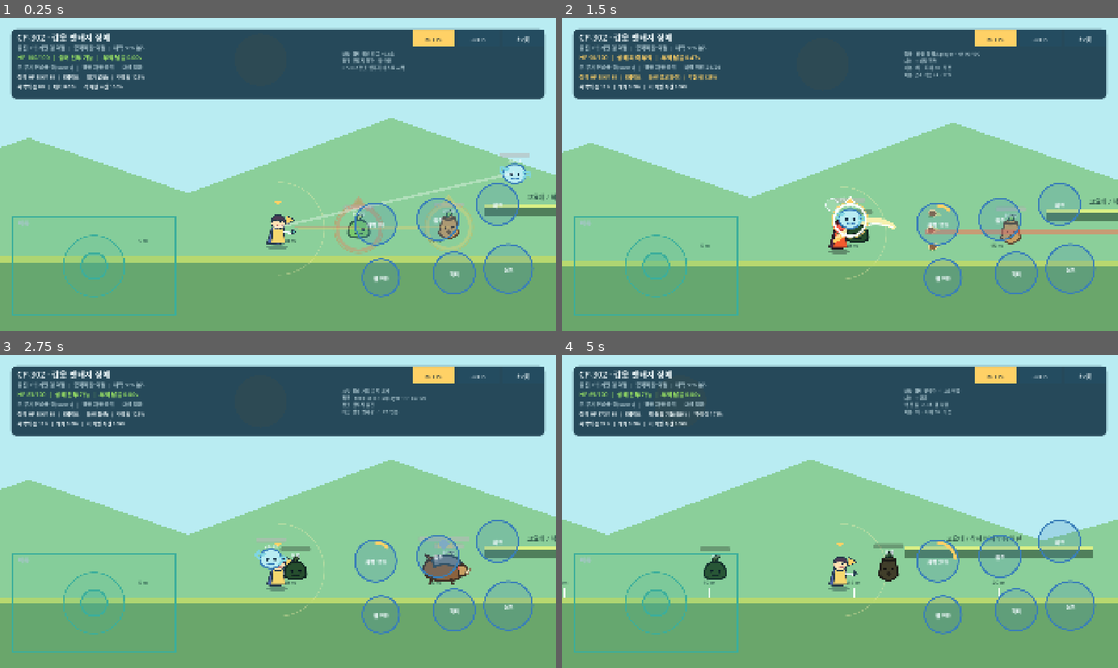
Above: before the commit, frames 1-4 (two rows, left to right).
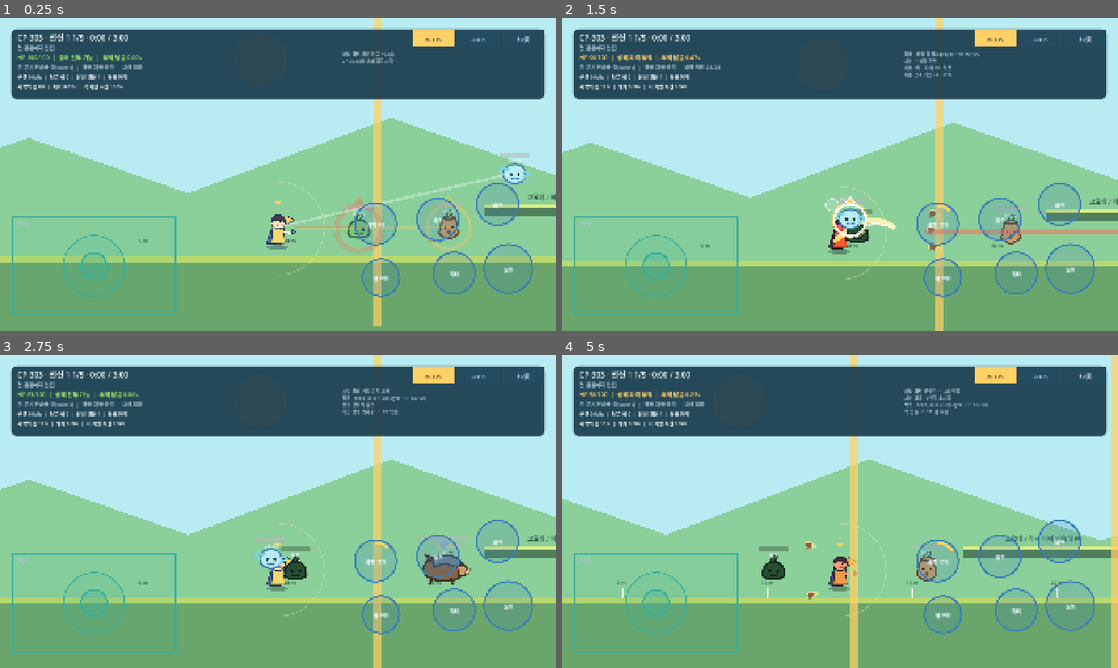
Above: after the commit, the same moments.

Repository: powerfulHimchan/happiness
Game: Godot game, scene res://scenes/movement/ground_movement_sandbox.tscn
Two runs of this game, one before a commit and one after it. Both use one fixed random seed, a clock stepped at 60 frames per second and the inputs below.
Inputs (mouse positions are in pixels of both pictures, inside the frame that each line leads up to):
- Up to frame 1 (0.25 s): no input
- Up to frame 2 (1.5 s): move the mouse to (962, 158) at 0.52 s; click (962, 158) at 0.67 s; drag from (728, 190) to (1040, 233) at 1.27 s
- Up to frame 3 (2.75 s): move the mouse to (333, 442) at 2.02 s; click (333, 442) at 2.17 s
- Up to frame 4 (5 s): drag from (812, 574) to (673, 464) at 2.77 s; move the mouse to (1006, 558) at 3.52 s; click (1006, 558) at 3.67 s; drag from (673, 464) to (756, 433) at 4.27 s

The runs differ from the first frame. In frame 1, 2.1% of the frame differs, in the area x 3-73%, y 0-99%; in frame 2, 2.0%; in frame 3, 2.0%; in frame 4, 12%, in the area x 0-100%, y 0-100%.
Error after the commit: Parse Error: Assigned value for constant "SECTION_TARGET_SECONDS" isn't a constant expression. (res://scripts/stage/prototype_stage_runner.gd:32)

Commit message:
feat(stage): add three-minute stage runner

Diff:
--- a/game/scenes/movement/ground_movement_sandbox.tscn
+++ b/game/scenes/movement/ground_movement_sandbox.tscn
@@ -27,6 +27,7 @@
 [ext_resource type="Texture2D" path="res://assets/wind_spirit.svg" id="27_wind_spirit"]
 [ext_resource type="Script" path="res://scripts/combat/elite_armored_boar.gd" id="28_elite_boar"]
 [ext_resource type="Texture2D" path="res://assets/armored_boar.svg" id="29_armored_boar"]
+[ext_resource type="Script" path="res://scripts/stage/prototype_stage_runner.gd" id="30_stage_runner"]
 
 [sub_resource type="RectangleShape2D" id="LeftFloorShape"]
 size = Vector2(3300, 120)
@@ -52,6 +53,9 @@
 
 [sub_resource type="RectangleShape2D" id="RightSafeZoneShape"]
 size = Vector2(1000, 180)
+
+[sub_resource type="RectangleShape2D" id="StageGateShape"]
+size = Vector2(28, 1080)
 
 [node name="GroundMovementSandbox" type="Node2D"]
 script = ExtResource("1_world")
@@ -635,6 +639,52 @@
 text = "정예 180/180"
 horizontal_alignment = 1
 
+[node name="StageGates" type="Node2D" parent="."]
+z_index = 30
+
+[node name="GateA" type="StaticBody2D" parent="StageGates"]
+position = Vector2(1300, 540)
+
+[node name="CollisionShape2D" type="CollisionShape2D" parent="StageGates/GateA"]
+shape = SubResource("StageGateShape")
+
+[node name="GateVisual" type="Polygon2D" parent="StageGates/GateA"]
+polygon = PackedVector2Array(-14, -540, 14, -540, 14, 540, -14, 540)
+color = Color(1, 0.819608, 0.4, 0.72)
+
+[node name="GateB" type="StaticBody2D" parent="StageGates"]
+position = Vector2(2200, 540)
+
+[node name="CollisionShape2D" type="CollisionShape2D" parent="StageGates/GateB"]
+shape = SubResource("StageGateShape")
+
+[node name="GateVisual" type="Polygon2D" parent="StageGates/GateB"]
+polygon = PackedVector2Array(-14, -540, 14, -540, 14, 540, -14, 540)
+color = Color(1, 0.819608, 0.4, 0.72)
+
+[node name="GateC" type="StaticBody2D" parent="StageGates"]
+position = Vector2(3900, 540)
+
+[node name="CollisionShape2D" type="CollisionShape2D" parent="StageGates/GateC"]
+shape = SubResource("StageGateShape")
+
+[node name="GateVisual" type="Polygon2D" parent="StageGates/GateC"]
+polygon = PackedVector2Array(-14, -540, 14, -540, 14, 540, -14, 540)
+color = Color(1, 0.819608, 0.4, 0.72)
+
+[node name="FinalGate" type="StaticBody2D" parent="StageGates"]
+position = Vector2(4800, 540)
+
+[node name="CollisionShape2D" type="CollisionShape2D" parent="StageGates/FinalGate"]
+shape = SubResource("StageGateShape")
+
+[node name="GateVisual" type="Polygon2D" parent="StageGates/FinalGate"]
+polygon = PackedVector2Array(-14, -540, 14, -540, 14, 540, -14, 540)
+color = Color(1, 0.419608, 0.368627, 0.78)
+
+[node name="StageRunner" type="Node" parent="."]
+script = ExtResource("30_stage_runner")
+
 [node name="CanvasLayer" type="CanvasLayer" parent="."]
 layer = 10
 
--- a/game/scripts/combat/prototype_enemy.gd
+++ b/game/scripts/combat/prototype_enemy.gd
@@ -118,6 +118,11 @@
 		warning_ring.visible = false
 	if warning_line != null:
 		warning_line.visible = false
+
+
+func set_stage_spawn(spawn_position: Vector2) -> void:
+	super.set_stage_spawn(spawn_position)
+	_spawn_position = spawn_position
 
 
 func current_metrics() -> Dictionary:
--- a/game/scripts/combat/prototype_target.gd
+++ b/game/scripts/combat/prototype_target.gd
@@ -105,6 +105,11 @@
 	]
 
 
+func set_stage_spawn(spawn_position: Vector2) -> void:
+	_origin_position = spawn_position
+	position = spawn_position
+
+
 func reset_target() -> void:
 	_elapsed_s = 0.0
 	position = _origin_position
--- a/game/scripts/movement/ground_movement_controls.gd
+++ b/game/scripts/movement/ground_movement_controls.gd
@@ -1,7 +1,7 @@
 extends Control
 
-## CP-302용 모바일 조작 HUD.
-## 갑옷 멧돼지의 패턴·페이즈·무기 약점과 새벽의 틈 상태를 표시한다.
+## CP-303용 모바일 조작 HUD.
+## 현재 구간의 목표·실제 시간, 관문, 적과 기존 전투 상태를 함께 표시한다.
 
 signal move_vector_changed(input_vector: Vector2)
 signal jump_pressed
@@ -76,12 +76,13 @@
 var last_weapon_switch_log_seen: String = ""
 var last_ultimate_log_seen: String = ""
 var last_enemy_log_seen: String = ""
+var last_stage_log_seen: String = ""
 
 
 func _ready() -> void:
 	Engine.max_fps = 60
 	_refresh_layout()
-	_append_action_log("CP-302 갑옷 멧돼지 테스트 시작")
+	_append_action_log("CP-303 3분 스테이지 시작")
 	queue_redraw()
 
 
@@ -213,6 +214,16 @@
 	and enemy_log != last_enemy_log_seen:
 		last_enemy_log_seen = enemy_log
 		_append_action_log(enemy_log)
+	queue_redraw()
+
+
+func update_stage_metrics(metrics: Dictionary) -> void:
+	for key in metrics:
+		movement_metrics[key] = metrics[key]
+	var stage_log: String = String(metrics.get("stage_last_log", ""))
+	if not stage_log.is_empty() and stage_log != last_stage_log_seen:
+		last_stage_log_seen = stage_log
+		_append_action_log(stage_log)
 	queue_redraw()
 
 
@@ -394,9 +405,27 @@
 		Vector2(safe.size.x - 28.0, clampf(safe.size.y * 0.235, 205.0, 245.0))
 	)
 	draw_style_box(_panel_style(Color(PANEL_COLOR, 0.91)), panel_rect)
-	_draw_text("CP-302 · 갑옷 멧돼지 정예", panel_rect.position + Vector2(22.0, 40.0), 29)
+	var section_index: int = int(movement_metrics.get("stage_section_index", 1))
+	var section_count: int = int(movement_metrics.get("stage_section_count", 5))
+	var section_name: String = String(movement_metrics.get("stage_section_name", "전진 1"))
+	var stage_elapsed: float = float(movement_metrics.get("stage_elapsed_s", 0.0))
+	var stage_target: float = float(movement_metrics.get("stage_target_s", 180.0))
+	var stage_complete: bool = bool(movement_metrics.get("stage_complete", false))
 	_draw_text(
-		"돌진→벽 기절·검 약점  |  충격파·활 약점  |  체력 50% 분노",
+		"CP-303 · %s %d/%d · %s / %s" % [
+			"완료" if stage_complete else section_name,
+			section_index,
+			section_count,
+			_format_clock(stage_elapsed),
+			_format_clock(stage_target),
+		],
+		panel_rect.position + Vector2(22.0, 40.0),
+		27,
+		PASS_COLOR if stage_complete else TEXT_COLOR
+	)
+	var stage_objective: String = String(movement_metrics.get("stage_objective", "첫 관문까지 전진"))
+	_draw_text(
+		stage_objective,
 		panel_rect.position + Vector2(22.0, 72.0),
 		18,
 		MUTED_TEXT_COLOR
@@ -430,19 +459,22 @@
 		MUTED_TEXT_COLOR
 	)
 
-	var elite_health: int = int(movement_metrics.get("elite_health", 0))
-	var elite_max_health: int = int(movement_metrics.get("elite_max_health", 180))
-	var elite_phase: int = int(movement_metrics.get("elite_phase", 0))
-	var elite_state: String = String(movement_metrics.get("elite_state", "미등장"))
-	var elite_pattern: String = String(movement_metrics.get("elite_pattern", "없음"))
-	var elite_weakness: String = String(movement_metrics.get("elite_weakness", "활 125%"))
+	var section_elapsed: float = float(movement_metrics.get("stage_section_elapsed_s", 0.0))
+	var section_target: float = float(movement_metrics.get("stage_section_target_s", 0.0))
+	var active_enemy_count: int = int(movement_metrics.get("stage_active_enemy_count", 0))
+	var closed_gate_count: int = int(movement_metrics.get("stage_closed_gate_count", 4))
+	var section_overtime: bool = bool(movement_metrics.get("stage_section_overtime", false))
 	_draw_text(
-		"정예 HP %d/%d  |  %d페이즈  |  %s(%s)  |  약점 %s" % [
-			elite_health, elite_max_health, elite_phase, elite_state, elite_pattern, elite_weakness,
+		"구간 %.1f/%.0fs  |  남은 적 %d  |  닫힌 관문 %d  |  %s" % [
+			section_elapsed,
+			section_target,
+			active_enemy_count,
+			closed_gate_count,
+			"목표 초과·계속 진행" if section_overtime else "목표 이내",
 		],
 		panel_rect.position + Vector2(22.0, 172.0),
 		17,
-		ACTIVE_COLOR if elite_state.contains("경고") else TEXT_COLOR
+		WAIT_COLOR if section_overtime else TEXT_COLOR
 	)
 
 	var ultimate_gauge: int = int(movement_metrics.get("ultimate_gauge", 0))
@@ -614,3 +646,8 @@
 		size.y / float(window_pixels.y)
 	)
 	return Rect2(Vector2(safe_pixels.position) * scale, Vector2(safe_pixels.size) * scale)
+
+
+func _format_clock(value: float) -> String:
+	var total_seconds := maxi(0, int(floor(value)))
+	return "%d:%02d" % [total_seconds / 60, total_seconds % 60]
--- a/game/scripts/movement/ground_movement_sandbox.gd
+++ b/game/scripts/movement/ground_movement_sandbox.gd
@@ -1,6 +1,6 @@
 extends Node2D
 
-## CP-302 갑옷 멧돼지 정예의 패턴, 페이즈와 무기 약점 검증을 담당한다.
+## CP-303 3분 스테이지의 이동, 전투, 관문과 시간 기록 검증을 담당한다.
 
 const TRACK_START := Vector2(960.0, 780.0)
 const TRACK_LEFT := 100.0
@@ -18,6 +18,7 @@
 @onready var weapon_controller: PrototypeWeaponController = $Player/PrototypeWeaponController
 @onready var ultimate_controller: UltimateController = $Player/UltimateController
 @onready var controls: Control = $CanvasLayer/GroundMovementControls
+@onready var stage_runner: PrototypeStageRunner = $StageRunner
 
 var _enemy_metrics_elapsed_s: float = 0.0
 
@@ -38,6 +39,7 @@
 	target_selector.target_metrics_changed.connect(controls.update_target_metrics)
 	weapon_controller.combat_metrics_changed.connect(controls.update_combat_metrics)
 	ultimate_controller.ultimate_metrics_changed.connect(controls.update_ultimate_metrics)
+	stage_runner.stage_metrics_changed.connect(controls.update_stage_metrics)
 	$LeftSafeZone.body_entered.connect(
 		_on_safe_zone_entered.bind(TRACK_START, "시작 평지")
 	)
@@ -104,6 +106,7 @@
 	target_selector.force_scan()
 	weapon_controller.force_emit_metrics()
 	ultimate_controller.force_emit_metrics()
+	stage_runner.force_emit_metrics()
 	_emit_enemy_metrics()
 	queue_redraw()
 
@@ -193,6 +196,7 @@
 	target_selector.reset_selection()
 	weapon_controller.reset_combat()
 	ultimate_controller.reset_ultimate()
+	stage_runner.reset_stage()
 	for projectile in get_tree().get_nodes_in_group("enemy_projectile"):
 		projectile.queue_free()
 	_enemy_metrics_elapsed_s = 0.0
--- /dev/null
+++ b/game/scripts/stage/prototype_stage_runner.gd
@@ -0,0 +1,294 @@
+class_name PrototypeStageRunner
+extends Node
+
+## CP-303의 전진 2개, 웨이브 2개, 정예 1개 구간을 순서대로 진행한다.
+## 180초는 측정 목표이며 제한 시간이 아니다. 구간 완료 조건만 다음 관문을 연다.
+
+signal stage_metrics_changed(metrics: Dictionary)
+
+enum Section {
+	ADVANCE_ONE,
+	WAVE_ONE,
+	ADVANCE_TWO,
+	WAVE_TWO,
+	ELITE,
+	COMPLETE,
+}
+
+const SECTION_NAMES: Array[String] = [
+	"전진 1 · 이동/검",
+	"웨이브 1 · 근접/원거리",
+	"전진 2 · 발판/활",
+	"웨이브 2 · 무기 전환",
+	"정예 · 갑옷 멧돼지",
+]
+const SECTION_OBJECTIVES: Array[String] = [
+	"첫 관문까지 전진",
+	"풀잎 슬라임과 씨앗 포대 처치",
+	"발판과 낙하 구간을 지나 전진",
+	"검·활을 전환해 혼합 웨이브 처치",
+	"돌진을 벽으로 유도해 정예 처치",
+]
+const SECTION_TARGET_SECONDS := PackedFloat32Array([40.0, 35.0, 35.0, 40.0, 30.0])
+const STAGE_TARGET_SECONDS := 180.0
+const ADVANCE_ONE_X := 1230.0
+const ADVANCE_TWO_X := 3830.0
+
+@export var stage_enabled: bool = true
+
+@onready var player: PrototypePlayer = get_node("../Player") as PrototypePlayer
+@onready var leaf_slime: PrototypeEnemy = get_node("../Targets/LeafSlime") as PrototypeEnemy
+@onready var seed_sack: PrototypeEnemy = get_node("../Targets/SeedSack") as PrototypeEnemy
+@onready var wind_spirit: PrototypeEnemy = get_node("../Targets/WindSpirit") as PrototypeEnemy
+@onready var armored_boar: EliteArmoredBoar = get_node("../Targets/ArmoredBoar") as EliteArmoredBoar
+@onready var gates: Array[StaticBody2D] = [
+	get_node("../StageGates/GateA") as StaticBody2D,
+	get_node("../StageGates/GateB") as StaticBody2D,
+	get_node("../StageGates/GateC") as StaticBody2D,
+	get_node("../StageGates/FinalGate") as StaticBody2D,
+]
+
+var current_section: int = Section.ADVANCE_ONE
+var stage_elapsed_s: float = 0.0
+var section_elapsed_s: float = 0.0
+var section_actual_times: Array[float] = []
+var stage_complete: bool = false
+var failed: bool = false
+var _active_enemies: Array[PrototypeTarget] = []
+var _metric_elapsed_s: float = 0.0
+var _last_stage_log: String = "스테이지 시작"
+var _initial_positions: Dictionary = {}
+
+
+func _ready() -> void:
+	for enemy in _all_combat_enemies():
+		_initial_positions[enemy.get_path()] = enemy.position
+	if stage_enabled:
+		reset_stage()
+	else:
+		_restore_combat_sandbox()
+
+
+func _process(delta: float) -> void:
+	if not stage_enabled or stage_complete:
+		return
+	stage_elapsed_s += delta
+	section_elapsed_s += delta
+	_metric_elapsed_s += delta
+
+	match current_section:
+		Section.ADVANCE_ONE:
+			if player.global_position.x >= ADVANCE_ONE_X:
+				_finish_current_section()
+		Section.WAVE_ONE, Section.WAVE_TWO, Section.ELITE:
+			if _active_enemy_count() == 0:
+				_finish_current_section()
+		Section.ADVANCE_TWO:
+			if player.global_position.x >= ADVANCE_TWO_X:
+				_finish_current_section()
+
+	if _metric_elapsed_s >= 0.10:
+		_metric_elapsed_s = 0.0
+		_emit_metrics()
+
+
+func reset_stage() -> void:
+	if not stage_enabled:
+		return
+	for projectile in get_tree().get_nodes_in_group("enemy_projectile"):
+		projectile.queue_free()
+	for enemy in _all_combat_enemies():
+		_deactivate_enemy(enemy)
+	for gate_index in gates.size():
+		_set_gate_closed(gate_index, true)
+	current_section = Section.ADVANCE_ONE
+	stage_elapsed_s = 0.0
+	section_elapsed_s = 0.0
+	section_actual_times.clear()
+	stage_complete = false
+	failed = false
+	_active_enemies.clear()
+	_metric_elapsed_s = 0.0
+	_last_stage_log = "구간 1/5 시작 · 첫 관문까지 전진"
+	_emit_metrics()
+
+
+func set_stage_enabled(enabled: bool) -> void:
+	stage_enabled = enabled
+	set_process(enabled)
+	if enabled:
+		reset_stage()
+	else:
+		_restore_combat_sandbox()
+
+
+func force_emit_metrics() -> void:
+	_emit_metrics()
+
+
+func debug_set_stage_elapsed(value: float) -> void:
+	stage_elapsed_s = maxf(0.0, value)
+	_emit_metrics()
+
+
+func is_gate_closed(gate_index: int) -> bool:
+	if gate_index < 0 or gate_index >= gates.size():
+		return false
+	var shape := gates[gate_index].get_node("CollisionShape2D") as CollisionShape2D
+	return not shape.disabled
+
+
+func current_metrics() -> Dictionary:
+	var display_index := mini(current_section, Section.ELITE)
+	var section_name := "완료" if stage_complete else SECTION_NAMES[display_index]
+	var objective := "출구 개방 · 완료 시간 기록" if stage_complete else SECTION_OBJECTIVES[display_index]
+	var target_s := 0.0 if stage_complete else float(SECTION_TARGET_SECONDS[display_index])
+	var closed_gate_count := 0
+	for gate_index in gates.size():
+		if is_gate_closed(gate_index):
+			closed_gate_count += 1
+	return {
+		"stage_enabled": stage_enabled,
+		"stage_complete": stage_complete,
+		"stage_failed": failed,
+		"stage_section_index": 5 if stage_complete else current_section + 1,
+		"stage_section_count": 5,
+		"stage_section_name": section_name,
+		"stage_objective": objective,
+		"stage_elapsed_s": stage_elapsed_s,
+		"stage_target_s": STAGE_TARGET_SECONDS,
+		"stage_overtime": stage_elapsed_s > STAGE_TARGET_SECONDS,
+		"stage_section_elapsed_s": section_elapsed_s,
+		"stage_section_target_s": target_s,
+		"stage_section_overtime": not stage_complete and section_elapsed_s > target_s,
+		"stage_actual_times": section_actual_times.duplicate(),
+		"stage_actual_summary": _actual_time_summary(),
+		"stage_active_enemy_count": _active_enemy_count(),
+		"stage_closed_gate_count": closed_gate_count,
+		"stage_last_log": _last_stage_log,
+	}
+
+
+func _finish_current_section() -> void:
+	section_actual_times.append(section_elapsed_s)
+	var completed_index := current_section
+	section_elapsed_s = 0.0
+	current_section += 1
+	_active_enemies.clear()
+
+	match completed_index:
+		Section.ADVANCE_ONE:
+			_set_gate_closed(0, false)
+			_activate_wave_one()
+		Section.WAVE_ONE:
+			_deactivate_all_combat_enemies()
+			_set_gate_closed(1, false)
+		Section.ADVANCE_TWO:
+			_set_gate_closed(2, false)
+			_activate_wave_two()
+		Section.WAVE_TWO:
+			_deactivate_all_combat_enemies()
+			_activate_elite()
+		Section.ELITE:
+			_deactivate_all_combat_enemies()
+			_set_gate_closed(3, false)
+			stage_complete = true
+
+	if stage_complete:
+		_last_stage_log = "스테이지 완료 · %s" % _format_seconds(stage_elapsed_s)
+	else:
+		_last_stage_log = "구간 %d/5 시작 · %s" % [
+			current_section + 1,
+			SECTION_OBJECTIVES[current_section],
+		]
+	_emit_metrics()
+
+
+func _activate_wave_one() -> void:
+	_activate_enemy(leaf_slime, Vector2(1510.0, 780.0))
+	_activate_enemy(seed_sack, Vector2(1900.0, 780.0))
+	_active_enemies.assign([leaf_slime, seed_sack])
+
+
+func _activate_wave_two() -> void:
+	_activate_enemy(leaf_slime, Vector2(4020.0, 780.0))
+	_activate_enemy(seed_sack, Vector2(4380.0, 780.0))
+	_activate_enemy(wind_spirit, Vector2(4200.0, 590.0))
+	_active_enemies.assign([leaf_slime, seed_sack, wind_spirit])
+
+
+func _activate_elite() -> void:
+	_activate_enemy(armored_boar, Vector2(4450.0, 780.0))
+	_active_enemies.assign([armored_boar])
+
+
+func _activate_enemy(enemy: PrototypeTarget, spawn_position: Vector2) -> void:
+	enemy.set_stage_spawn(spawn_position)
+	enemy.reset_target()
+	enemy.visible = true
+	enemy.set_process(true)
+
+
+func _deactivate_enemy(enemy: PrototypeTarget) -> void:
+	enemy.set_selected(false)
+	enemy.visible = false
+	enemy.set_process(false)
+
+
+func _deactivate_all_combat_enemies() -> void:
+	for enemy in _all_combat_enemies():
+		_deactivate_enemy(enemy)
+
+
+func _restore_combat_sandbox() -> void:
+	for gate_index in gates.size():
+		_set_gate_closed(gate_index, false)
+	for enemy in _all_combat_enemies():
+		var initial_position: Vector2 = _initial_positions.get(enemy.get_path(), enemy.position)
+		enemy.set_stage_spawn(initial_position)
+		enemy.reset_target()
+		enemy.visible = true
+		enemy.set_process(true)
+	_active_enemies.clear()
+	stage_complete = false
+	failed = false
+	_last_stage_log = "회귀 테스트용 자유 전투"
+	_emit_metrics()
+
+
+func _all_combat_enemies() -> Array[PrototypeTarget]:
+	return [leaf_slime, seed_sack, wind_spirit, armored_boar]
+
+
+func _active_enemy_count() -> int:
+	var alive_count := 0
+	for enemy in _active_enemies:
+		if enemy != null and enemy.is_targetable():
+			alive_count += 1
+	return alive_count
+
+
+func _set_gate_closed(gate_index: int, closed: bool) -> void:
+	var gate := gates[gate_index]
+	var shape := gate.get_node("CollisionShape2D") as CollisionShape2D
+	var visual := gate.get_node("GateVisual") as Polygon2D
+	shape.set_deferred("disabled", not closed)
+	visual.visible = closed
+
+
+func _actual_time_summary() -> String:
+	if section_actual_times.is_empty():
+		return "기록 대기"
+	var parts: Array[String] = []
+	for index in section_actual_times.size():
+		parts.append("%d %.1fs" % [index + 1, section_actual_times[index]])
+	return " / ".join(parts)
+
+
+func _format_seconds(value: float) -> String:
+	var total_seconds := maxi(0, int(floor(value)))
+	return "%d:%02d" % [total_seconds / 60, total_seconds % 60]
+
+
+func _emit_metrics() -> void:
+	stage_metrics_changed.emit(current_metrics())
--- a/game/tests/cp206_runtime_test.gd
+++ b/game/tests/cp206_runtime_test.gd
@@ -11,6 +11,8 @@
 func _run() -> void:
 	var sandbox := SANDBOX_SCENE.instantiate()
 	root.add_child(sandbox)
+	var stage_runner := sandbox.get_node("StageRunner") as PrototypeStageRunner
+	stage_runner.set_stage_enabled(false)
 	await process_frame
 	await physics_frame
 
--- a/game/tests/cp301_runtime_test.gd
+++ b/game/tests/cp301_runtime_test.gd
@@ -10,6 +10,8 @@
 func _run() -> void:
 	var sandbox := SANDBOX_SCENE.instantiate()
 	root.add_child(sandbox)
+	var stage_runner := sandbox.get_node("StageRunner") as PrototypeStageRunner
+	stage_runner.set_stage_enabled(false)
 	var player := sandbox.get_node("Player") as PrototypePlayer
 	player.facing_direction = -1
 	await process_frame
--- a/game/tests/cp302_runtime_test.gd
+++ b/game/tests/cp302_runtime_test.gd
@@ -10,6 +10,8 @@
 func _run() -> void:
 	var sandbox := SANDBOX_SCENE.instantiate()
 	root.add_child(sandbox)
+	var stage_runner := sandbox.get_node("StageRunner") as PrototypeStageRunner
+	stage_runner.set_stage_enabled(false)
 	var player := sandbox.get_node("Player") as PrototypePlayer
 	var boar := sandbox.get_node("Targets/ArmoredBoar") as EliteArmoredBoar
 	for node in get_nodes_in_group("prototype_enemy"):
--- /dev/null
+++ b/game/tests/cp303_runtime_test.gd
@@ -0,0 +1,138 @@
+extends SceneTree
+
+const SANDBOX_SCENE := preload("res://scenes/movement/ground_movement_sandbox.tscn")
+
+
+func _initialize() -> void:
+	call_deferred("_run")
+
+
+func _run() -> void:
+	var sandbox := SANDBOX_SCENE.instantiate()
+	root.add_child(sandbox)
+	var runner := sandbox.get_node("StageRunner") as PrototypeStageRunner
+	var player := sandbox.get_node("Player") as PrototypePlayer
+	var slime := sandbox.get_node("Targets/LeafSlime") as PrototypeEnemy
+	var seed_sack := sandbox.get_node("Targets/SeedSack") as PrototypeEnemy
+	var wind_spirit := sandbox.get_node("Targets/WindSpirit") as PrototypeEnemy
+	var boar := sandbox.get_node("Targets/ArmoredBoar") as EliteArmoredBoar
+	(sandbox.get_node("Player/SwordCombatController") as SwordCombatController).set_process(false)
+	(sandbox.get_node("Player/BowCombatController") as BowCombatController).set_process(false)
+	await process_frame
+	await physics_frame
+
+	if not _assert_equal(runner.current_section, PrototypeStageRunner.Section.ADVANCE_ONE, "첫 전진 구간"):
+		return
+	if not _assert_equal(_closed_gate_count(runner), 4, "초기 관문 전체 폐쇄"):
+		return
+	if not _assert_true(not slime.visible and not seed_sack.visible and not wind_spirit.visible and not boar.visible, "초기 적 미등장"):
+		return
+
+	# 3분은 실패 제한이 아니라 기록 목표다.
+	runner.debug_set_stage_elapsed(181.0)
+	await process_frame
+	if not _assert_equal(runner.current_section, PrototypeStageRunner.Section.ADVANCE_ONE, "3분 초과 후 구간 유지"):
+		return
+	if not _assert_true(not runner.failed and bool(runner.current_metrics()["stage_overtime"]), "3분 초과 강제 실패 없음"):
+		return
+	runner.reset_stage()
+	await physics_frame
+
+	player.global_position = Vector2(1240.0, 780.0)
+	await process_frame
+	await physics_frame
+	if not _assert_equal(runner.current_section, PrototypeStageRunner.Section.WAVE_ONE, "1차 웨이브 진입"):
+		return
+	if not _assert_true(not runner.is_gate_closed(0) and runner.is_gate_closed(1), "첫 관문만 개방"):
+		return
+	if not _assert_equal(int(runner.current_metrics()["stage_active_enemy_count"]), 2, "1차 웨이브 적 2기"):
+		return
+
+	# 좌표를 건너뛰어도 웨이브 처치 전에는 다음 구간으로 가지 않는다.
+	player.global_position = Vector2(4700.0, 780.0)
+	await process_frame
+	if not _assert_equal(runner.current_section, PrototypeStageRunner.Section.WAVE_ONE, "웨이브 건너뛰기 차단"):
+		return
+	player.global_position = Vector2(2100.0, 780.0)
+	_defeat(slime, &"cp303:wave1:slime")
+	_defeat(seed_sack, &"cp303:wave1:seed")
+	await process_frame
+	await physics_frame
+	if not _assert_equal(runner.current_section, PrototypeStageRunner.Section.ADVANCE_TWO, "2차 전진 진입"):
+		return
+	if not _assert_true(not runner.is_gate_closed(1) and runner.is_gate_closed(2), "2차 전진 관문 규칙"):
+		return
+
+	player.global_position = Vector2(3840.0, 780.0)
+	await process_frame
+	await physics_frame
+	if not _assert_equal(runner.current_section, PrototypeStageRunner.Section.WAVE_TWO, "혼합 웨이브 진입"):
+		return
+	if not _assert_equal(int(runner.current_metrics()["stage_active_enemy_count"]), 3, "혼합 웨이브 적 3기"):
+		return
+	if not _assert_true(slime.global_position.x >= 3800.0 and seed_sack.global_position.x >= 3800.0, "오른쪽 전장 재배치"):
+		return
+	_defeat(slime, &"cp303:wave2:slime")
+	_defeat(seed_sack, &"cp303:wave2:seed")
+	_defeat(wind_spirit, &"cp303:wave2:wind")
+	await process_frame
+	await physics_frame
+	if not _assert_equal(runner.current_section, PrototypeStageRunner.Section.ELITE, "정예 구간 진입"):
+		return
+	if not _assert_true(boar.visible and boar.is_targetable(), "정예 출현"):
+		return
+	if not _assert_true(runner.is_gate_closed(3), "정예 처치 전 출구 폐쇄"):
+		return
+
+	_defeat(boar, &"cp303:elite:boar")
+	await process_frame
+	await physics_frame
+	if not _assert_true(runner.stage_complete, "스테이지 완료"):
+		return
+	if not _assert_true(not runner.is_gate_closed(3), "완료 후 출구 개방"):
+		return
+	if not _assert_equal(runner.section_actual_times.size(), 5, "5개 구간 실제 시간 기록"):
+		return
+	if not _assert_equal(float(runner.current_metrics()["stage_target_s"]), 180.0, "목표 시간 180초"):
+		return
+	if not _assert_true(runner.stage_elapsed_s < 180.0 and not runner.failed, "빠른 완료 허용"):
+		return
+
+	print("CP-303 runtime test: OK")
+	quit(0)
+
+
+func _defeat(target: PrototypeTarget, event_id: StringName) -> void:
+	var event := DamageEvent.new()
+	event.event_id = event_id
+	event.attacker_id = &"cp303_test"
+	event.attack_id = &"stage_clear"
+	event.damage = 999
+	event.stagger_s = 0.0
+	event.tags = PackedStringArray(["test"])
+	event.source_position = Vector2.ZERO
+	target.receive_damage(event)
+
+
+func _closed_gate_count(runner: PrototypeStageRunner) -> int:
+	var count := 0
+	for gate_index in 4:
+		if runner.is_gate_closed(gate_index):
+			count += 1
+	return count
+
+
+func _assert_equal(actual: Variant, expected: Variant, label: String) -> bool:
+	if actual == expected:
+		return true
+	push_error("%s 실패: actual=%s expected=%s" % [label, actual, expected])
+	quit(1)
+	return false
+
+
+func _assert_true(value: bool, label: String) -> bool:
+	if value:
+		return true
+	push_error("%s 실패" % label)
+	quit(1)
+	return false
Not shown, changed: game/export_presets.cfg
Not shown: 1 places in game/scenes/movement/ground_movement_sandbox.tscn that only renumber resources
Not shown, changed: .github/workflows/build-android-apk.yml
Not shown, changed: docs/prototype/CP001_CP002_STATUS.md
Not shown, changed: scripts/check_godot_project.sh
